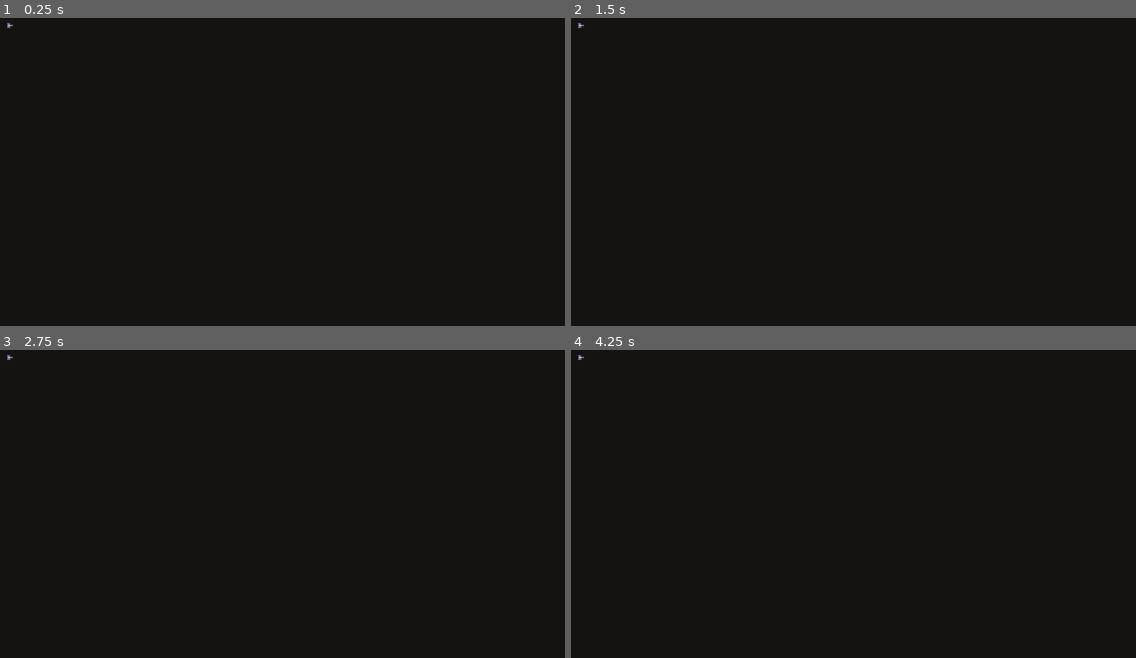
Above: before the commit, frames 1-4 (two rows, left to right).
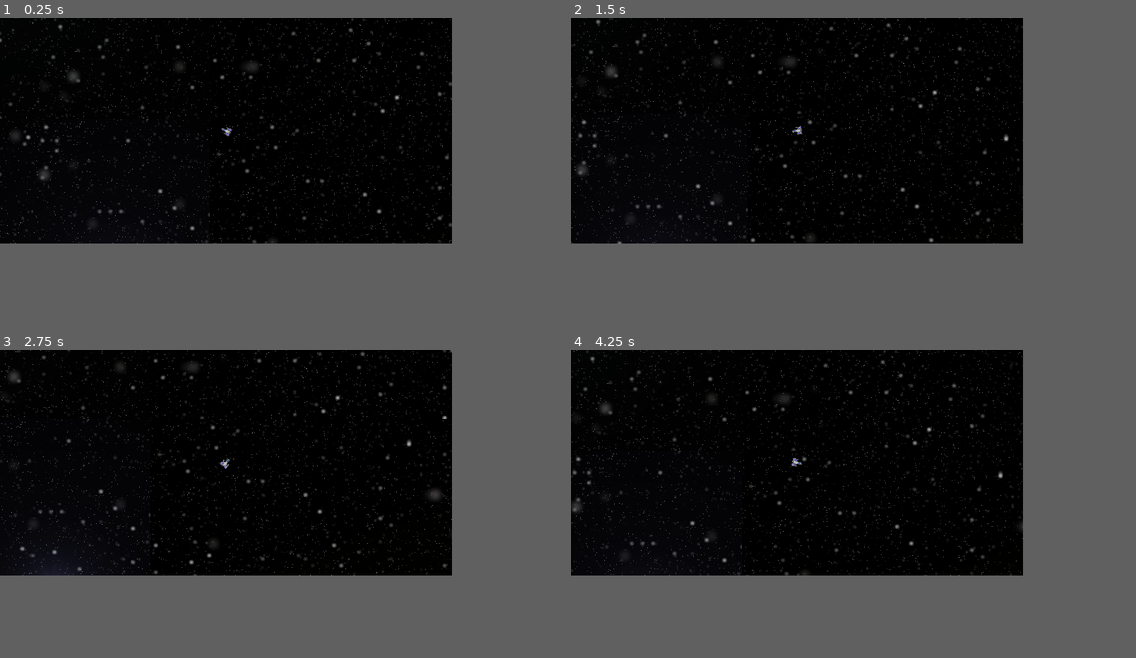
Above: after the commit, the same moments.

Repository: vYORKv/Sector-Flashpoint
Game: Godot game, scene res://Scenes/Game.tscn
The game is run twice, just before and just after one commit, with the same random seed, the same clock (stepped at 60 frames per second) and the same inputs.
Inputs (mouse positions are in pixels of both pictures, inside the frame that each line leads up to):
- Up to frame 1 (0.25 s): no input
- Up to frame 2 (1.5 s): tap Enter at 0.5 s; move the mouse to (977, 156) at 0.52 s; hold Right (ui_right) 0.53-1.28 s; move the mouse to (740, 187) at 1.27 s; hold Down (ui_down) from 1.28 s (still down)
- Up to frame 3 (2.75 s): move the mouse to (339, 436) at 2.02 s; release Down (ui_down) at 2.03 s; hold Right (ui_right) from 2.03 s (still down)
- Up to frame 4 (4.25 s): move the mouse to (825, 565) at 2.77 s; release Right (ui_right) at 2.78 s; hold Up (ui_up) 2.78-3.53 s; move the mouse to (1023, 550) at 3.52 s; hold Left (ui_left) from 3.53 s (still down)
In our replay, the window is 800x437 before the commit and 640x320 after it. These sizes can differ from the game's own. Grey fills any space a smaller window leaves; there, only what the larger window draws over its background counts as a difference.

The runs differ from the first frame. In frame 1, 1.1% of the frame differs, in the area x 0-80%, y 0-74%; in frame 2, 1.1%; in frame 3, 1.1%; in frame 4, 1.1%.

Commit message:
Created Player node for testing
Adjusted project window settings, and added basic movement and sprite/mouse rotation for foundation of delta process.

Diff:
--- a/Scenes/Game.tscn
+++ b/Scenes/Game.tscn
@@ -1,9 +1,31 @@
-[gd_scene load_steps=3 format=2]
+[gd_scene load_steps=5 format=2]
 
 [ext_resource path="res://Scenes/Player.tscn" type="PackedScene" id=1]
 [ext_resource path="res://Scripts/GameLaunch.gd" type="Script" id=2]
+[ext_resource path="res://Graphics/Starfield/starfield_alpha.png" type="Texture" id=3]
+
+[sub_resource type="TileSet" id=1]
+0/name = "starfield_alpha.png 0"
+0/texture = ExtResource( 3 )
+0/tex_offset = Vector2( 0, 0 )
+0/modulate = Color( 1, 1, 1, 1 )
+0/region = Rect2( 0, 0, 3840, 2144 )
+0/tile_mode = 0
+0/occluder_offset = Vector2( 0, 0 )
+0/navigation_offset = Vector2( 0, 0 )
+0/shape_offset = Vector2( 0, 0 )
+0/shape_transform = Transform2D( 1, 0, 0, 1, 0, 0 )
+0/shape_one_way = false
+0/shape_one_way_margin = 0.0
+0/shapes = [  ]
+0/z_index = 0
 
 [node name="Game" type="Node"]
+
+[node name="TileMap" type="TileMap" parent="."]
+tile_set = SubResource( 1 )
+format = 1
+tile_data = PoolIntArray( -2097212, 0, 0, -2162688, 0, 0, 65476, 0, 0, 0, 0, 0 )
 
 [node name="GameLaunch" type="Node" parent="."]
 script = ExtResource( 2 )
--- a/Scenes/Player.tscn
+++ b/Scenes/Player.tscn
@@ -6,6 +6,9 @@
 [node name="Player" type="KinematicBody2D"]
 script = ExtResource( 1 )
 
+[node name="Camera2D" type="Camera2D" parent="."]
+current = true
+
 [node name="Sprite" type="Sprite" parent="."]
 texture = ExtResource( 2 )
 
--- a/Scripts/Player.gd
+++ b/Scripts/Player.gd
@@ -1,4 +1,31 @@
-extends Node2D
+extends KinematicBody2D
+
+const acceleration = 8
+const max_speed = 1
+const friction = 60
+
+var velocity = Vector2.ZERO
+
+var inputs = {
+	"ui_right": Vector2.RIGHT,
+	"ui_left": Vector2.LEFT,
+	"ui_up": Vector2.UP,
+	"ui_down": Vector2.DOWN
+}
 
 func _ready():
 	pass
+
+func _physics_process(delta):
+	var mouse_position = get_global_mouse_position()
+	var input_vector = Vector2.ZERO
+
+	look_at(mouse_position)
+	input_vector.x = Input.get_action_strength("ui_right") - Input.get_action_strength("ui_left")
+	input_vector.y = Input.get_action_strength("ui_down") - Input.get_action_strength("ui_up")
+	input_vector = input_vector.normalized()
+	if input_vector != Vector2.ZERO:
+		velocity = velocity.move_toward(input_vector * max_speed, acceleration * delta)
+	else:
+		velocity = velocity.move_toward(Vector2.ZERO, friction * delta)
+	move_and_collide(velocity)
--- a/project.godot
+++ b/project.godot
@@ -15,8 +15,9 @@
 
 [display]
 
-window/size/width=1280
-window/size/height=700
+window/size/width=640
+window/size/height=320
+window/stretch/mode="2d"
 
 [importer_defaults]
 
